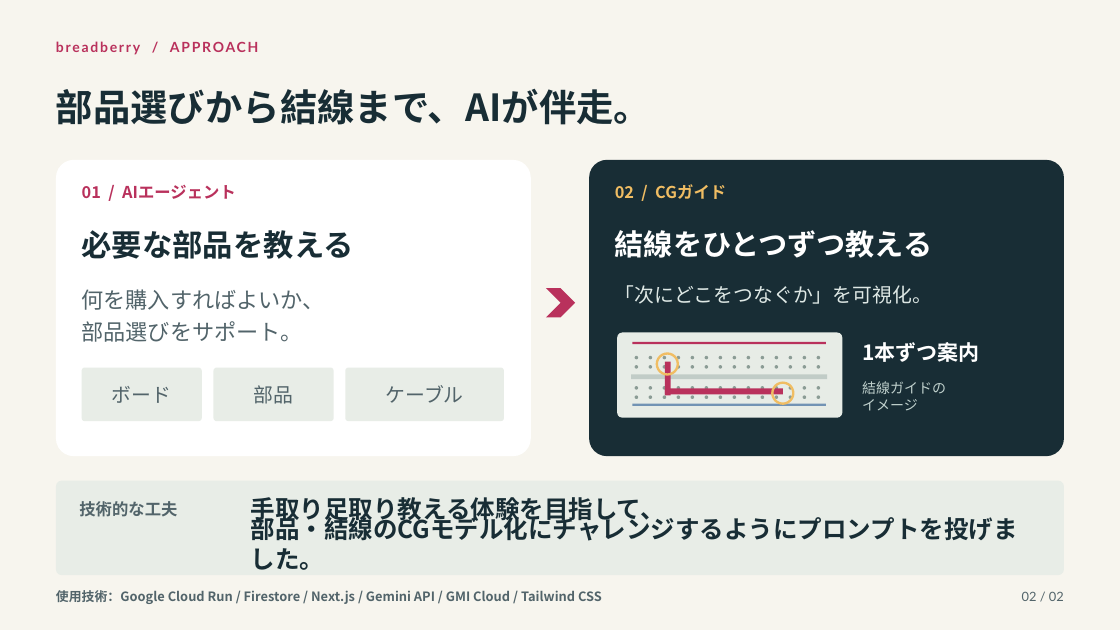
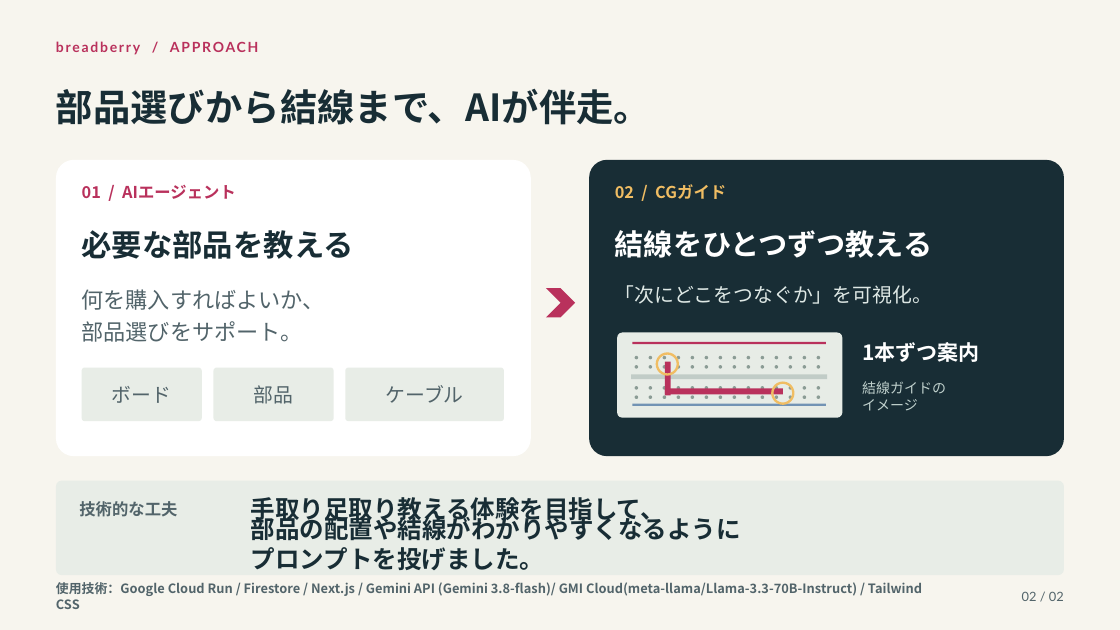
Before and after one commit to kn1515/breadberry, a slide deck: slide 2 of output/breadberry/breadberry_pitch.pptx. Drawn at 1120x630 pixels with LibreOffice and Linux fonts; fonts in the diff are those of the drawing. Boxes give left, top, right and bottom in pixels: in the first picture for what was removed or moved away, otherwise in the second. Text is boxed around its words. In the diff, an @@ line names an element or a change of style, - is before the commit and + after.

Commit message:
chore: update breadberry_pitch.pptx with new content

```diff
--- a/output/breadberry/breadberry_pitch.pptx
+++ b/output/breadberry/breadberry_pitch.pptx
@@ text at [251, 513, 741, 570]: text changed @@
-部品・結線のCGモデル化にチャレンジするようにプロンプトを投げました。
+部品の配置や結線がわかりやすくなるように
+プロンプトを投げました。
@@ text at [56, 582, 922, 609]: text changed @@
-使用技術：Google Cloud Run / Firestore / Next.js / Gemini API / GMI Cloud / Tailwind CSS
+使用技術：Google Cloud Run / Firestore / Next.js / Gemini API (Gemini 3.8-flash)/ GMI Cloud(meta-llama/Llama-3.3-70B-Instruct) / Tailwind CSS
```
